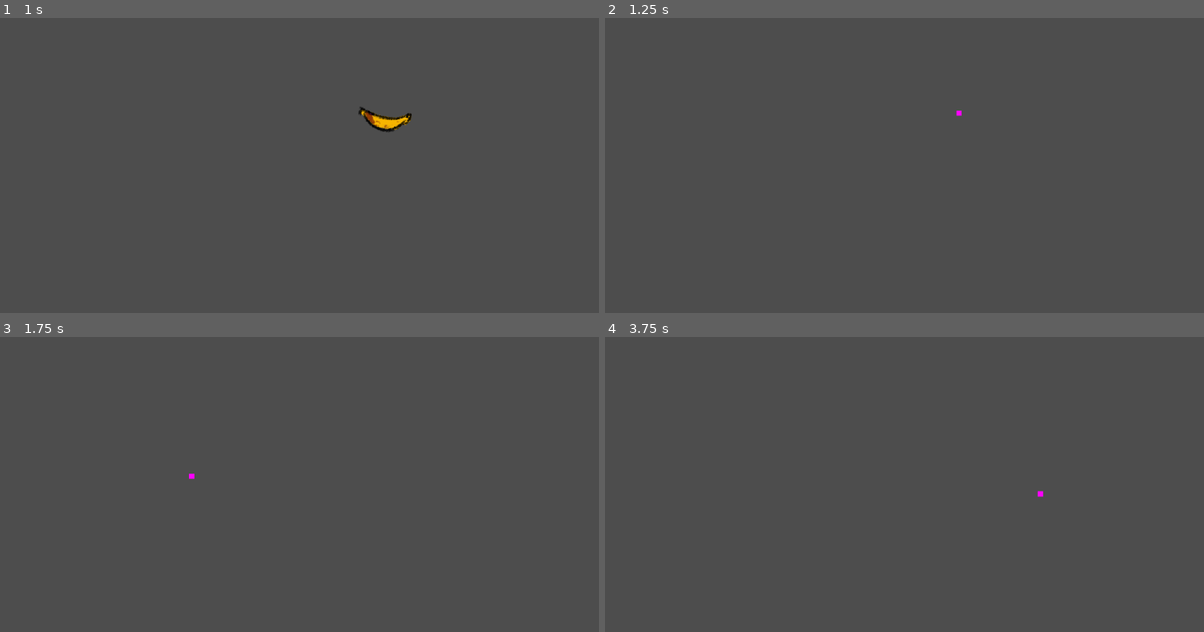
Above: before the commit, frames 1-4 (two rows, left to right).
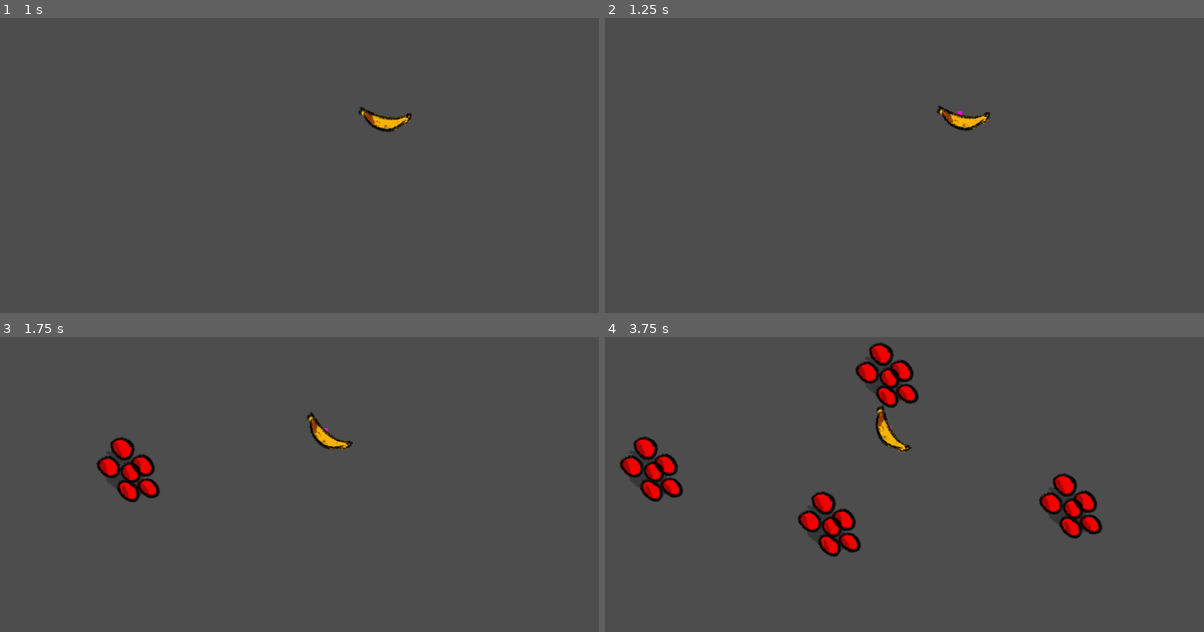
Above: after the commit, the same moments.

Repository: sixrobin/GMTK2024
Game: Godot game, scene res://game.tscn
Same seed, same stepped clock (60 frames per second), same inputs: the game is played once before the commit and once after it.
Inputs (mouse positions are in pixels of both pictures, inside the frame that each line leads up to):
- Up to frame 1 (1 s): tap Enter at 0.5 s; move the mouse to (425, 118) at 0.52 s; hold Space (SpawnObject) from 0.53 s (still down)
- Up to frame 2 (1.25 s): keep holding Space (SpawnObject)
- Up to frame 3 (1.75 s): move the mouse to (161, 472) at 1.27 s; release Space (SpawnObject) at 1.28 s; tap Space (SpawnObject) at 1.35 s
- Up to frame 4 (3.75 s): move the mouse to (952, 378) at 2.02 s; hold Space (SpawnObject) 2.03-2.78 s; move the mouse to (856, 525) at 2.77 s; tap Space (SpawnObject) at 2.85 s; move the mouse to (1078, 508) at 3.52 s; hold Space (SpawnObject) from 3.53 s (still down)

Frame 1 is identical in both runs. In frame 2, 0.4% of the frame differs, in the area x 55-65%, y 29-39%; in frame 3, 1.7%; in frame 4, 5.5%, in the area x 2-83%, y 1-75%.

Commit message:
small fix on interaction duration + set banan interaction duration

Diff:
--- a/prefabs/objects/banana.tscn
+++ b/prefabs/objects/banana.tscn
@@ -12,6 +12,7 @@
 
 [node name="Object" type="RigidBody2D"]
 script = ExtResource("1_12mxu")
+interact_duration = 3.0
 scale_factor = 1.2
 speed_modifier = ExtResource("2_2bgyd")
 
--- a/scripts/creature.gd
+++ b/scripts/creature.gd
@@ -22,6 +22,7 @@
 		var interaction_timer: Timer = Timer.new()
 		add_child(interaction_timer)
 		interaction_timer.timeout.connect(func():object.apply(self))
+		interaction_timer.timeout.connect(func():interaction_timer.queue_free())
 		interaction_timer.start(object.interact_duration)
 	else:
 		object.apply(self)
--- a/scripts/objects/objectOfInterest.gd
+++ b/scripts/objects/objectOfInterest.gd
@@ -19,6 +19,8 @@
 		ObjectManager.register_object(self)
 
 func _on_area_2d_body_entered(body: Node2D) -> void:
+	if is_enabled == false:
+		return
 	if body is Player:
 		body.interact(self)
 
